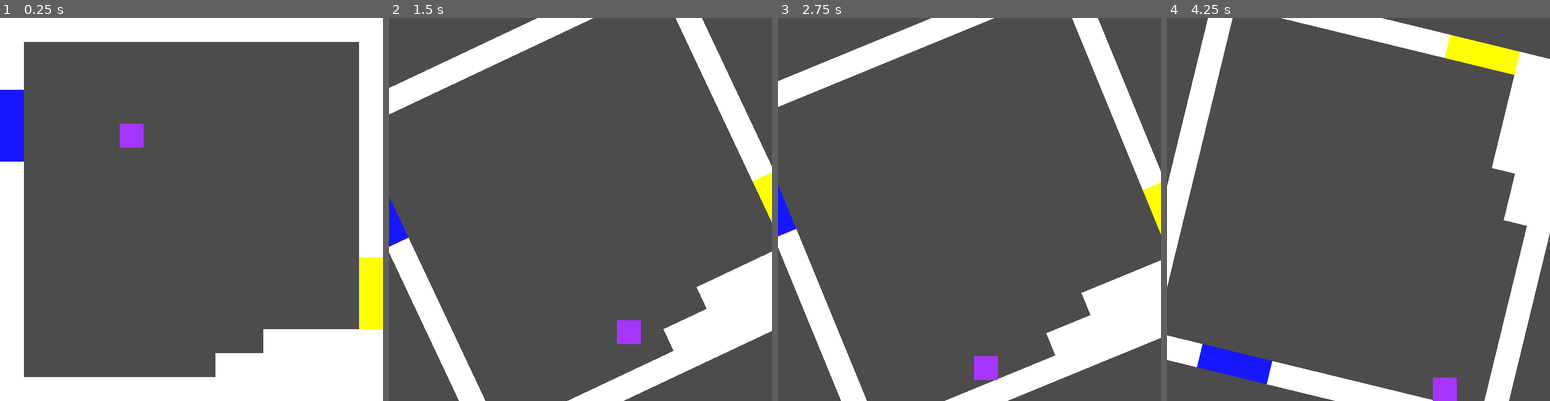
Above: before the commit, frames 1-4 (left to right).
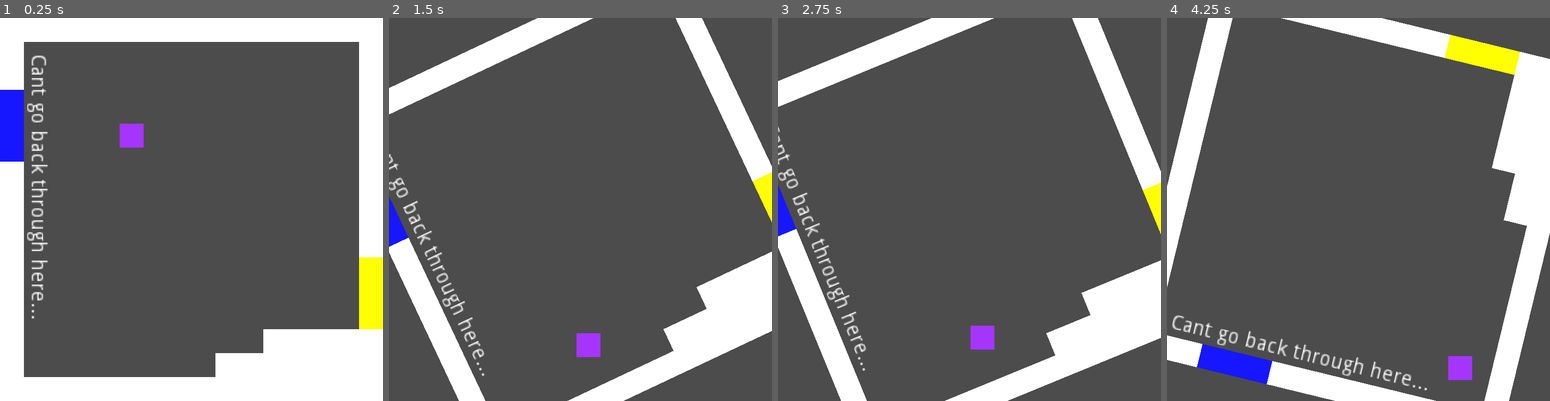
Above: after the commit, the same moments.

Repository: Diogoamorim27/Rubix-Truth
Game: Godot game, scene res://Scenes/Rooms/Room1_0.1.tscn
Two runs of this game, one before a commit and one after it. Both use one fixed random seed, a clock stepped at 60 frames per second and the inputs below.
Inputs:
- Up to frame 1 (0.25 s): no input
- Up to frame 2 (1.5 s): tap Enter (ui_accept) at 0.5, 0.77, 1.07 s; hold Right (ui_right) from 0.53 s (still down); tap E (e) at 0.6 s; tap Q (q) at 0.8, 1.35 s
- Up to frame 3 (2.75 s): tap Enter (ui_accept) at 1.52, 1.55, 1.82, 2.1 s; release Right (ui_right) at 2.03 s; hold Left (ui_left) from 2.03 s (still down); tap E (e) at 2.3 s
- Up to frame 4 (4.25 s): release Left (ui_left) at 2.78 s; hold Right (ui_right) from 2.78 s (still down); tap E (e) at 2.85 s; tap Enter (ui_accept) at 3.02, 3.32, 3.77, 3.8, 4.07 s; tap Q (q) at 3.05, 3.6 s

The runs differ from the first frame. In frame 1, 1.0% of the frame differs, in the area x 7-13%, y 9-79%; in frame 2, 1.7%; in frame 3, 1.7%; in frame 4, 1.8%, in the area x 1-80%, y 77-100%.

Commit message:
added core/quality of life features
player variables added to singleton
error checks for scene transitions
project organization

Diff:
--- a/GameWorldTest.tscn
+++ /dev/null
@@ -1,36 +0,0 @@
-[gd_scene load_steps=4 format=2]
-
-[ext_resource path="res://Scenes/Rooms/Outside.tscn" type="PackedScene" id=1]
-[ext_resource path="res://Scenes/Rooms/World_Room1.tscn" type="PackedScene" id=2]
-[ext_resource path="res://Scenes/Rooms/Scene.tscn" type="PackedScene" id=3]
-
-[node name="Game" type="Node2D"]
-
-[node name="Scene" parent="." instance=ExtResource( 1 )]
-position = Vector2( -256, 0 )
-
-[node name="Room00" parent="." instance=ExtResource( 2 )]
-
-[node name="Scene2" parent="." instance=ExtResource( 3 )]
-position = Vector2( 256, 0 )
-
-[node name="Scene3" parent="." instance=ExtResource( 3 )]
-position = Vector2( 512, 0 )
-
-[node name="Scene4" parent="." instance=ExtResource( 3 )]
-position = Vector2( 512, 256 )
-
-[node name="Scene7" parent="." instance=ExtResource( 3 )]
-position = Vector2( 512, 512 )
-
-[node name="Scene5" parent="." instance=ExtResource( 3 )]
-position = Vector2( 0, 256 )
-
-[node name="Scene9" parent="." instance=ExtResource( 3 )]
-position = Vector2( 0, 512 )
-
-[node name="Scene6" parent="." instance=ExtResource( 3 )]
-position = Vector2( 256, 256 )
-
-[node name="Scene8" parent="." instance=ExtResource( 3 )]
-position = Vector2( 256, 512 )
--- a/Portal1.tscn
+++ /dev/null
@@ -1,13 +0,0 @@
-[gd_scene load_steps=2 format=2]
-
-[sub_resource type="SegmentShape2D" id=1]
-a = Vector2( -24, 0 )
-b = Vector2( 24, 0 )
-
-[node name="Portal1" type="Area2D"]
-editor/display_folded = true
-position = Vector2( -8, 112 )
-
-[node name="CollisionShape2D" type="CollisionShape2D" parent="."]
-position = Vector2( 0, 16 )
-shape = SubResource( 1 )
--- a/Portal2.tscn
+++ /dev/null
@@ -1,14 +0,0 @@
-[gd_scene load_steps=2 format=2]
-
-[sub_resource type="SegmentShape2D" id=1]
-a = Vector2( -24, 0 )
-b = Vector2( 24, 0 )
-
-[node name="Portal2" type="Area2D"]
-editor/display_folded = true
-position = Vector2( 112, 24 )
-rotation = -1.57079
-
-[node name="CollisionShape2D" type="CollisionShape2D" parent="."]
-position = Vector2( 3.05176e-005, 16 )
-shape = SubResource( 1 )
--- a/PlayerVariables.gd
+++ b/Scenes/Player/PlayerVariables.gd
@@ -3,6 +3,14 @@
 # Declare member variables here. Examples:
 # var a = 2
 # var b = "text"
+
+const MOVE_SPEED = 50
+const GRAVITY = 9.8 * 20
+const ACCEL = 20
+const DEACCEL = 10
+const JUMP = -100
+const ROOM_ACCEL = 3
+
 var new_player_position : Vector2
 var movement : Vector2
 # Called when the node enters the scene tree for the first time.
--- a/Scenes/Rooms/Room.gd
+++ b/Scenes/Rooms/Room.gd
@@ -6,17 +6,11 @@
 onready var entrance_text : Label = $TileMap/Entrance/Area2D/Label
 onready var portals : = $TileMap/Portals
 
-export var room_on_the_left = ""
-export var room_on_the_right = ""
-export var room_above = ""
-export var room_below = ""
-export var MOVE_SPEED = 50
-export var GRAVITY = 9.8 * 20
-export var ACCEL = 20
-export var DEACCEL = 10
-export var JUMP = -100
-export var ROOM_ACCEL = 3
-export var gate_to = PI/2
+## ADJACENT ROOMS ##
+export var room_on_the_left = "scene_uninitialized"
+export var room_on_the_right = "scene_uninitialized"
+export var room_above = "scene_uninitialized"
+export var room_below = "scene_uninitialized"
 
 var balance = 0
 var movement : = Vector2()
@@ -40,19 +34,19 @@
 	var input = _directional_input()
 
 	if player.is_on_floor() and Input.is_action_just_pressed("ui_accept"):
-		movement.y = JUMP
+		movement.y = PlayerVariables.JUMP
 	else:
-		movement.y += GRAVITY * delta
+		movement.y += PlayerVariables.GRAVITY * delta
 
 	var temp_movement = movement
 	temp_movement.y = 0
-	var target = input * MOVE_SPEED
+	var target = input * PlayerVariables.MOVE_SPEED
 	var acceleration
 
 	if input * temp_movement.x > 0:
-		acceleration = ACCEL
+		acceleration = PlayerVariables.ACCEL
 	else:
-		acceleration = DEACCEL
+		acceleration = PlayerVariables.DEACCEL
 
 	temp_movement = lerp(temp_movement, Vector2(target, 0), acceleration*delta)
 	movement.x = temp_movement.x
@@ -76,15 +70,12 @@
 	elif Input.is_action_just_pressed("e"): # and is_current_room and rotation_active:
 		room_target += 90
 
-	tilemap.rotation_degrees = lerp(tilemap.rotation_degrees, room_target, ROOM_ACCEL*delta)
+	tilemap.rotation_degrees = lerp(tilemap.rotation_degrees, room_target, PlayerVariables.ROOM_ACCEL*delta)
 
-
-#	room_rotation = Vector2(cos(room_target),sin(room_target)) + Vector2(-1,1)
-
+	## NEXT ROOM DECIDER ##
 
 	gate_direction = Vector2(round(cos(deg2rad(room_target))),round(sin(deg2rad(room_target))))
-#	print(gate_direction)
-#	print(gate_direction)
+
 
 func _directional_input() -> int:
 	if !(Input.is_action_pressed("ui_right") or Input.is_action_pressed("ui_left")):
@@ -111,19 +102,26 @@
 func _on_Gate_body_entered(body):
 	if body.name == "Player":
 		PlayerVariables.movement = movement
-		print (gate_direction)
-		print(Vector2.DOWN)
 		match gate_direction:
 			Vector2.DOWN:
-				print("down")
-				print(PlayerVariables.new_player_position)
-				get_tree().change_scene(room_below)
+				if ResourceLoader.exists(room_below):
+					get_tree().change_scene(room_below)
+				else:
+					print("Scene ", room_below ," doesnt exist")
 			Vector2.RIGHT:
-				print("right")
-				get_tree().change_scene(room_on_the_right)
+				if ResourceLoader.exists(room_on_the_right):
+					get_tree().change_scene(room_on_the_right)
+				else:
+					print("Scene ", room_on_the_right ," doesnt exist")
 			Vector2.UP:
-				print("oa")
+				if ResourceLoader.exists(room_above):
+					get_tree().change_scene(room_above)
+				else:
+					print("Scene ", room_above ," doesnt exist")
 			Vector2.LEFT:
-				print("oi")
+				if ResourceLoader.exists(room_on_the_left):
+					get_tree().change_scene(room_on_the_left)
+				else:
+					print("Scene ", room_on_the_left ," doesnt exist")
 			_:
-				print("nada")
+				print("Gate direction invalid")
--- a/Scenes/Rooms/Room1_0.1.tscn
+++ b/Scenes/Rooms/Room1_0.1.tscn
@@ -1,11 +1,11 @@
 [gd_scene load_steps=11 format=2]
 
-[ext_resource path="res://Scenes/Rooms/RoomNoPortal.gd" type="Script" id=1]
+[ext_resource path="res://Scenes/Rooms/Room.gd" type="Script" id=1]
 [ext_resource path="res://Assets/white.png" type="Texture" id=2]
 [ext_resource path="res://Assets/hazard.png" type="Texture" id=3]
 [ext_resource path="res://Scenes/Prefabs/Gate.tscn" type="PackedScene" id=4]
-[ext_resource path="res://Entrance.tscn" type="PackedScene" id=5]
-[ext_resource path="res://Player.tscn" type="PackedScene" id=6]
+[ext_resource path="res://Scenes/Prefabs/Entrance.tscn" type="PackedScene" id=5]
+[ext_resource path="res://Scenes/Player/Player.tscn" type="PackedScene" id=6]
 
 [sub_resource type="ConvexPolygonShape2D" id=1]
 points = PoolVector2Array( 0, 0, 16, 0, 16, 16, 0, 16 )
@@ -53,9 +53,6 @@
 
 [node name="Scene" type="Node2D"]
 script = ExtResource( 1 )
-room_on_the_right = "res://Scenes/Rooms/Scene.tscn"
-room_below = "res://Scenes/Rooms/World_Room1.tscn"
-MOVE_SPEED = 100
 
 [node name="TileMap" type="TileMap" parent="."]
 position = Vector2( 128, 128 )
--- a/Scenes/Rooms/RoomNoPortal.gd
+++ /dev/null
@@ -1,123 +0,0 @@
-extends Node2D
-
-onready var tilemap : TileMap = $TileMap
-onready var player : KinematicBody2D = $Player
-onready var entrance_area : Area2D = $TileMap/Entrance/Area2D
-onready var entrance_text : Label = $TileMap/Entrance/Area2D/Label
-
-
-export var room_on_the_left = ""
-export var room_on_the_right = ""
-export var room_above = ""
-export var room_below = ""
-export var MOVE_SPEED = 50
-export var GRAVITY = 9.8 * 20
-export var ACCEL = 20
-export var DEACCEL = 10
-export var JUMP = -100
-export var ROOM_ACCEL = 3
-export var gate_to = PI/2
-
-var balance = 0
-var movement : = Vector2()
-var room_target = 0
-var gate_direction = Vector2()
-var room_rotation
-
-# Called when the node enters the scene tree for the first time.
-func _ready():
-	movement = PlayerVariables.movement
-	pass # Replace with function body.
-
-# Called every frame. 'delta' is the elapsed time since the previous frame.
-func _process(delta):
-
-	## CHARACTER MOVEMENT ##
-	var input = _directional_input()
-
-	if player.is_on_floor() and Input.is_action_just_pressed("ui_accept"):
-		movement.y = JUMP
-	else:
-		movement.y += GRAVITY * delta
-
-	var temp_movement = movement
-	temp_movement.y = 0
-	var target = input * MOVE_SPEED
-	var acceleration
-
-	if input * temp_movement.x > 0:
-		acceleration = ACCEL
-	else:
-		acceleration = DEACCEL
-
-	temp_movement = lerp(temp_movement, Vector2(target, 0), acceleration*delta)
-	movement.x = temp_movement.x
-
-	## PORTAL LOGIC ##
-
-	movement = player.move_and_slide(movement, Vector2.UP)
-
-
-	## ROOM ROTATION ##
-	if Input.is_action_just_pressed("q"): # and rotation_active:
-		room_target -= 90
-
-	elif Input.is_action_just_pressed("e"): # and is_current_room and rotation_active:
-		room_target += 90
-
-	tilemap.rotation_degrees = lerp(tilemap.rotation_degrees, room_target, ROOM_ACCEL*delta)
-
-
-#	room_rotation = Vector2(cos(room_target),sin(room_target)) + Vector2(-1,1)
-
-	## TEXT DISPLAY ##
-	if entrance_area.overlaps_body(player):
-		entrance_text.visible = true
-	else:
-		entrance_text.visible = false
-
-	gate_direction = Vector2(round(cos(deg2rad(room_target))),round(sin(deg2rad(room_target))))
-#	print(gate_direction)
-#	print(gate_direction)
-
-func _directional_input() -> int:
-	if !(Input.is_action_pressed("ui_right") or Input.is_action_pressed("ui_left")):
-		balance = 0
-		return 0
-
-	if Input.is_action_pressed("ui_right") and !Input.is_action_pressed("ui_left"):
-		balance = 1
-		return 1
-
-	if !Input.is_action_pressed("ui_right") and Input.is_action_pressed("ui_left"):
-		balance = -1
-		return -1
-
-	if balance == 1 and Input.is_action_pressed("ui_left"):
-		return -1
-
-	if balance == -1 and Input.is_action_pressed("ui_right"):
-		return 1
-
-	return 0
-
-
-func _on_Gate_body_entered(body):
-	if body.name == "Player":
-		PlayerVariables.movement = movement
-		print (gate_direction)
-		print(Vector2.DOWN)
-		match gate_direction:
-			Vector2.DOWN:
-				print("down")
-				print(PlayerVariables.new_player_position)
-				get_tree().change_scene(room_below)
-			Vector2.RIGHT:
-				print("right")
-				get_tree().change_scene(room_on_the_right)
-			Vector2.UP:
-				print("oa")
-			Vector2.LEFT:
-				print("oi")
-			_:
-				print("nada")
--- a/Scenes/Rooms/Scene.gd
+++ /dev/null
@@ -1,118 +0,0 @@
-extends Node2D
-
-onready var tilemap : TileMap = $TileMap
-onready var player : KinematicBody2D = $Player
-onready var portal_1 : Area2D = $TileMap/Portal1
-onready var portal_2 : Area2D = $TileMap/Portal2
-
-
-export var MOVE_SPEED = 50
-export var GRAVITY = 9.8 * 20
-export var ACCEL = 20
-export var DEACCEL = 10
-export var JUMP = -100
-export var ROOM_ACCEL = 3
-
-var balance = 0
-var movement : = Vector2()
-var room_target = 0
-var entered_portal_1 : = false
-var entered_portal_2 : = false
-
-
-# Called when the node enters the scene tree for the first time.
-func _ready():
-
-	pass # Replace with function body.
-
-# Called every frame. 'delta' is the elapsed time since the previous frame.
-func _process(delta):
-
-	print (player.global_position)
-	## CHARACTER MOVEMENT ##
-	var input = _directional_input()
-
-	if player.is_on_floor() and Input.is_action_just_pressed("ui_accept"):
-		movement.y = JUMP
-	else:
-		movement.y += GRAVITY * delta
-
-	var temp_movement = movement
-	temp_movement.y = 0
-	var target = input * MOVE_SPEED
-	var acceleration
-
-	if input * temp_movement.x > 0:
-		acceleration = ACCEL
-	else:
-		acceleration = DEACCEL
-
-	temp_movement = lerp(temp_movement, Vector2(target, 0), acceleration*delta)
-	movement.x = temp_movement.x
-
-		## PORTAL MOVEMENT ##
-	if entered_portal_1:
-		player.global_position = portal_2.global_position
-		print(movement)
-		if (portal_1.rotation != portal_2.rotation):
-			movement = movement.rotated(portal_1.rotation - portal_2.rotation)
-		elif portal_1.rotation == abs(90):
-			movement = Vector2(-movement.x,movement.y)
-		else:
-			movement = Vector2(movement.x,-movement.y)
-		entered_portal_1 = false
-	elif entered_portal_2:
-		player.global_position = portal_1.global_position
-		movement = movement.rotated(portal_2.rotation - portal_1.rotation)
-		print(movement)
-		#movement = movement.rotated(-PI/2)
-		entered_portal_2 = false
-
-
-	movement = player.move_and_slide(movement, Vector2.UP)
-
-
-	## ROOM ROTATION ##
-	if Input.is_action_just_pressed("q"): # and rotation_active:
-		room_target -= 90
-
-	elif Input.is_action_just_pressed("e"): # and is_current_room and rotation_active:
-		room_target += 90
-
-	tilemap.rotation_degrees = lerp(tilemap.rotation_degrees, room_target, ROOM_ACCEL*delta)
-
-
-
-func _directional_input() -> int:
-	if !(Input.is_action_pressed("ui_right") or Input.is_action_pressed("ui_left")):
-		balance = 0
-		return 0
-
-	if Input.is_action_pressed("ui_right") and !Input.is_action_pressed("ui_left"):
-		balance = 1
-		return 1
-
-	if !Input.is_action_pressed("ui_right") and Input.is_action_pressed("ui_left"):
-		balance = -1
-		return -1
-
-	if balance == 1 and Input.is_action_pressed("ui_left"):
-		return -1
-
-	if balance == -1 and Input.is_action_pressed("ui_right"):
-		return 1
-
-	return 0
-
-
-func _on_Portal1_body_entered(body):
-	if body.name == "Player":
-		entered_portal_1 = true
-		print("hi")
-	pass # Replace with function body.
-
-
-func _on_Portal2_body_entered(body):
-	if body.name == "Player":
-		entered_portal_2 = true
-	pass # Replace with function body.
--- a/project.godot
+++ b/project.godot
@@ -21,7 +21,7 @@
 
 [autoload]
 
-PlayerVariables="*res://PlayerVariables.gd"
+PlayerVariables="*res://Scenes/Player/PlayerVariables.gd"
 
 [display]
 
Renamed: Player.tscn -> Scenes/Player/Player.tscn
Renamed: Entrance.tscn -> Scenes/Prefabs/Entrance.tscn
